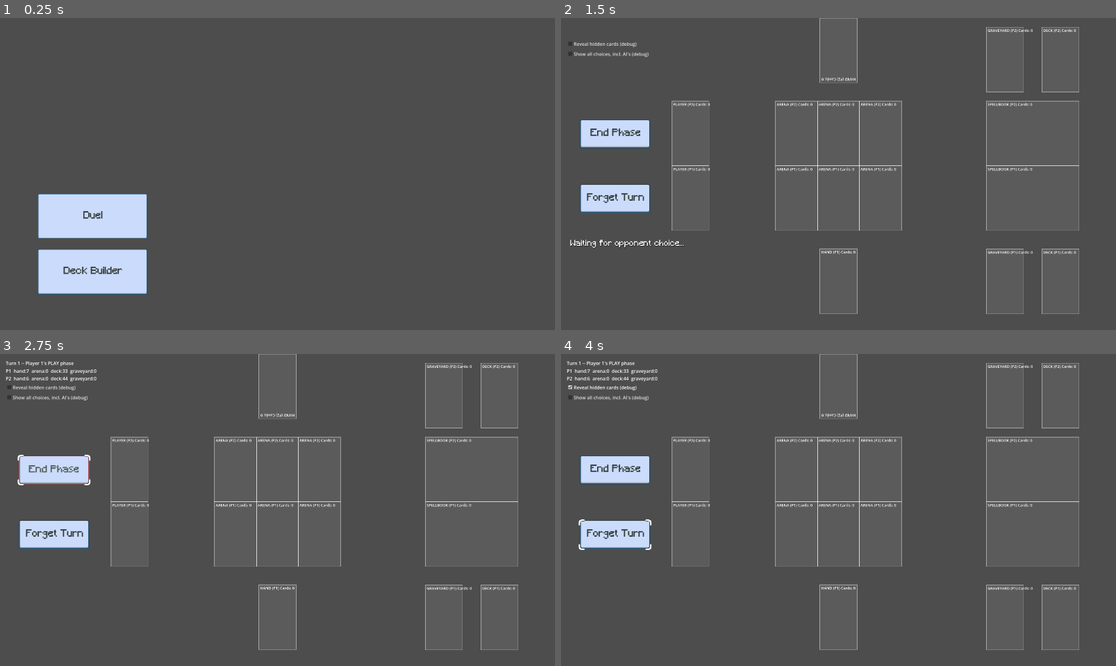
Above: before the commit, frames 1-4 (two rows, left to right).
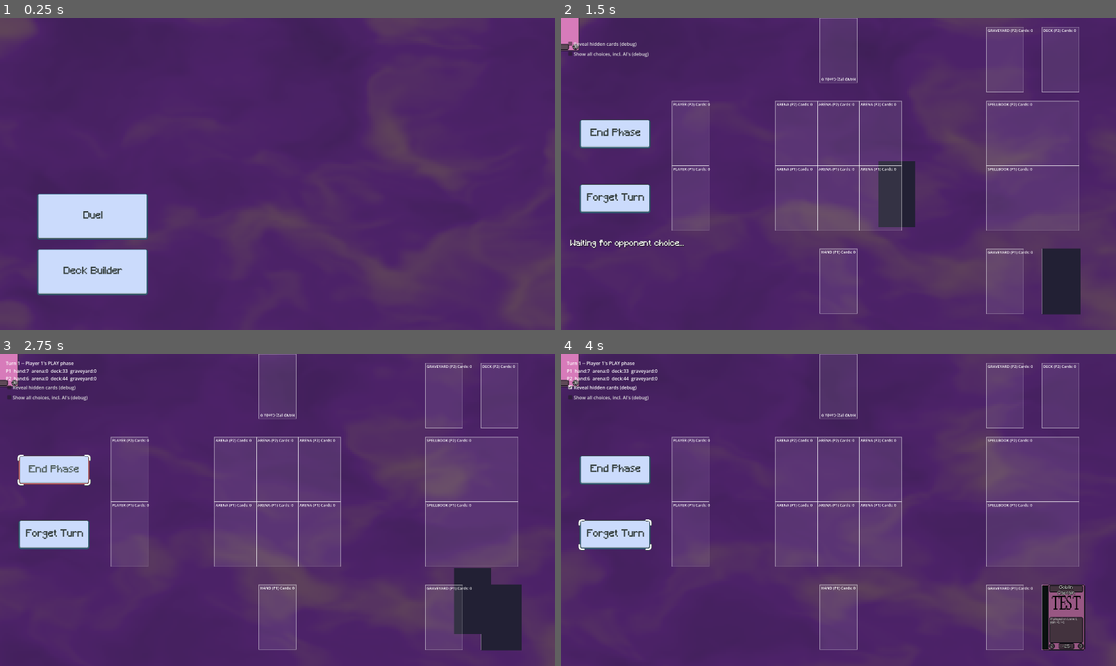
Above: after the commit, the same moments.

Repository: KT0mi/KT0mi_Card_Game_Godot
Game: Godot game, scene res://Scenes/Main.tscn
Two runs of this game, one before a commit and one after it. Both use one fixed random seed, a clock stepped at 60 frames per second and the inputs below.
Inputs:
- Up to frame 1 (0.25 s): no input
- Up to frame 2 (1.5 s): click "Duel" at 0.5 s; click "CONFIRM" at 1.25 s
- Up to frame 3 (2.75 s): click "End Phase" at 2 s
- Up to frame 4 (4 s): click "Forget Turn" at 2.75 s; click "Reveal hidden cards (debug)" at 3.5 s

The runs differ from the first frame. In frame 1, 89% of the frame differs, in the area x 0-100%, y 0-100%; in frame 2, 91%; in frame 3, 91%; in frame 4, 92%.
Error before the commit: Parse Error: Class "Card" hides a global script class. (res://Scripts/SceneScripts/Card.gd:1)

Commit message:
Added AnimationQueue for handling visual states while not stopping game logic; Added new background.

Diff:
--- /dev/null
+++ b/Assets/Shaders/pixel_noice_background.gdshader
@@ -0,0 +1,73 @@
+shader_type canvas_item;
+
+uniform vec4 color_1 : source_color = vec4(0.10, 0.09, 0.16, 1.0);
+uniform vec4 color_2 : source_color = vec4(0.22, 0.10, 0.30, 1.0);
+uniform vec4 color_3 : source_color = vec4(0.05, 0.25, 0.35, 1.0);
+uniform float pixel_size : hint_range(1.0, 32.0) = 6.0;
+uniform float scale : hint_range(0.5, 10.0) = 3.0;
+uniform float speed : hint_range(0.0, 2.0) = 0.15;
+uniform float warp_strength : hint_range(0.0, 2.0) = 0.6;
+
+vec2 hash2(vec2 p) {
+	p = vec2(dot(p, vec2(127.1, 311.7)), dot(p, vec2(269.5, 183.3)));
+	return -1.0 + 2.0 * fract(sin(p) * 43758.5453123);
+}
+
+float noise(vec2 p) {
+	vec2 i = floor(p);
+	vec2 f = fract(p);
+	vec2 u = f * f * (3.0 - 2.0 * f);
+	return mix(
+		mix(dot(hash2(i + vec2(0.0, 0.0)), f - vec2(0.0, 0.0)),
+			dot(hash2(i + vec2(1.0, 0.0)), f - vec2(1.0, 0.0)), u.x),
+		mix(dot(hash2(i + vec2(0.0, 1.0)), f - vec2(0.0, 1.0)),
+			dot(hash2(i + vec2(1.0, 1.0)), f - vec2(1.0, 1.0)), u.x),
+		u.y);
+}
+
+float fbm(vec2 p) {
+	float value = 0.0;
+	float amp = 0.5;
+	for (int i = 0; i < 4; i++) {
+		value += amp * noise(p);
+		p *= 2.0;
+		amp *= 0.5;
+	}
+	return value;
+}
+
+
+void vertex() {
+	// Called for every vertex the material is visible on.
+}
+
+void fragment() {
+	//Snap to a coarse pixel grid FIRST -- this is what turns smooth noise
+	//into blocky pixel-art noise instead of a soft gradient.
+	vec2 screen_size = 1.0 / SCREEN_PIXEL_SIZE;
+	vec2 pixelated_uv = floor(UV * screen_size / pixel_size) * pixel_size / screen_size;
+
+	vec2 p = pixelated_uv * scale;
+
+	//Domain warp: feed noise through itself for the "flowing liquid" look
+	vec2 warp = vec2(
+		fbm(p + TIME * speed),
+		fbm(p + vec2(5.2, 1.3) + TIME * speed)
+	);
+	float n = fbm(p + warp * warp_strength);
+	n = n * 0.5 + 0.5; //remap -1..1 -> 0..1
+
+	vec4 col;
+	if (n < 0.5) {
+		col = mix(color_1, color_2, n * 2.0);
+	} else {
+		col = mix(color_2, color_3, (n - 0.5) * 2.0);
+	}
+
+	COLOR = col;
+}
+
+//void light() {
+//	// Called for every pixel for every light affecting the CanvasItem.
+//	// Uncomment to replace the default light processing function with this one.
+//}
--- a/Scenes/Main.tscn
+++ b/Scenes/Main.tscn
@@ -3,6 +3,7 @@
 [ext_resource type="Script" uid="uid://b1ottpnjfnja5" path="res://Scripts/SceneScripts/Main.gd" id="1_idj7w"]
 [ext_resource type="Theme" uid="uid://bxjx78kc5nbmv" path="res://Theme/default_theme.tres" id="1_r150o"]
 [ext_resource type="Script" uid="uid://wvcn61nmle6" path="res://Scripts/SceneScripts/DeckSelector.gd" id="3_kln2b"]
+[ext_resource type="PackedScene" uid="uid://xwojdvdygonc" path="res://Scenes/UI/PixelNoiseBackground.tscn" id="4_rgh2o"]
 
 [node name="Main" type="Control" unique_id=1236296484]
 layout_mode = 3
@@ -39,3 +40,5 @@
 [node name="DeckList" type="VBoxContainer" parent="DeckSelector" unique_id=607584735]
 layout_mode = 2
 size_flags_horizontal = 3
+
+[node name="PixelNoiseBackground" parent="." unique_id=281833876 instance=ExtResource("4_rgh2o")]
--- a/Scenes/TestScene.tscn
+++ b/Scenes/TestScene.tscn
@@ -1,13 +1,14 @@
 [gd_scene format=3 uid="uid://djfukqy5i4dww"]
 
 [ext_resource type="Script" uid="uid://dm7cn05jd22ab" path="res://Scripts/SceneScripts/MatchController.gd" id="1_5lt6y"]
-[ext_resource type="PackedScene" uid="uid://iixj5wm8e782" path="res://Scenes/CardHolder.tscn" id="2_8k7wh"]
+[ext_resource type="PackedScene" uid="uid://iixj5wm8e782" path="res://Scenes/Holders/CardHolder.tscn" id="2_8k7wh"]
 [ext_resource type="Resource" uid="uid://ejiy4nypswjk" path="res://Decks/GoblinForces.tres" id="2_c264a"]
 [ext_resource type="Resource" uid="uid://boajlc1qxckn8" path="res://Decks/CritterDeck.tres" id="2_qsjrb"]
-[ext_resource type="PackedScene" uid="uid://dlbv0s30abxbh" path="res://Scenes/ArenaHolder.tscn" id="3_8k7wh"]
-[ext_resource type="PackedScene" uid="uid://qr031myx78re" path="res://Scenes/SpellbookHolder.tscn" id="5_0f5h7"]
+[ext_resource type="PackedScene" uid="uid://dlbv0s30abxbh" path="res://Scenes/Holders/ArenaHolder.tscn" id="3_8k7wh"]
+[ext_resource type="PackedScene" uid="uid://qr031myx78re" path="res://Scenes/Holders/SpellbookHolder.tscn" id="5_0f5h7"]
 [ext_resource type="Theme" uid="uid://bxjx78kc5nbmv" path="res://Theme/default_theme.tres" id="7_c264a"]
 [ext_resource type="Script" uid="uid://c7ay7pp3cjyya" path="res://Scripts/SceneScripts/ChoicePresenter.gd" id="8_6xh1p"]
+[ext_resource type="PackedScene" uid="uid://xwojdvdygonc" path="res://Scenes/UI/PixelNoiseBackground.tscn" id="9_5rbs6"]
 
 [sub_resource type="LabelSettings" id="LabelSettings_0f5h7"]
 font_size = 200
@@ -188,3 +189,5 @@
 offset_bottom = 640.0
 theme = ExtResource("7_c264a")
 text = "BATTLE!"
+
+[node name="PixelNoiseBackground" parent="UI" unique_id=281833876 instance=ExtResource("9_5rbs6")]
--- /dev/null
+++ b/Scenes/UI/PixelNoiseBackground.tscn
@@ -0,0 +1,24 @@
+[gd_scene format=3 uid="uid://xwojdvdygonc"]
+
+[ext_resource type="Shader" uid="uid://dqx5ubx1oiqfv" path="res://Assets/Shaders/pixel_noice_background.gdshader" id="1_f3v0b"]
+
+[sub_resource type="ShaderMaterial" id="ShaderMaterial_xitvq"]
+shader = ExtResource("1_f3v0b")
+shader_parameter/color_1 = Color(0.1, 0.09, 0.16, 1)
+shader_parameter/color_2 = Color(0.30011997, 0.1353, 0.41, 1)
+shader_parameter/color_3 = Color(0.6738667, 0.8, 0.11199999, 1)
+shader_parameter/pixel_size = 6.0000002375
+shader_parameter/scale = 3.0
+shader_parameter/speed = 0.15
+shader_parameter/warp_strength = 1.30000006175
+
+[node name="PixelNoiseBackground" type="CanvasLayer" unique_id=281833876]
+layer = -10
+
+[node name="ColorRect" type="ColorRect" parent="." unique_id=1887962552]
+material = SubResource("ShaderMaterial_xitvq")
+anchors_preset = 15
+anchor_right = 1.0
+anchor_bottom = 1.0
+grow_horizontal = 2
+grow_vertical = 2
--- a/Scripts/GameActions.gd
+++ b/Scripts/GameActions.gd
@@ -7,6 +7,7 @@
 # bail if cancelled -> perform the state change -> emit the "resolved" notification.
 
 signal card_stat_changed(card: CardInstance)
+signal attack_performed(attacker: CardInstance, target: CardInstance)
 
 func try_play_card(player: Player, card: CardInstance, lane : int = -1) -> bool:
 	print("GameActions: Requested try_play_card action")
@@ -95,11 +96,14 @@
 		print("GameActions: Failed try_attack action. Reason: Request intercepted")
 		return false
 
-	if event.target != target:
-		print("GameActions: Attack target redirected.")
-
-	await DamagePipeline.apply_damage(event.target, attacker.get_attack(), attacker)
-	await DamagePipeline.apply_damage(event.attacker, target.get_attack(), target)
+	var actual_target := event.target
+	if actual_target != target:
+		print("GameActions: Attack target redirected")
+
+	attack_performed.emit(attacker, actual_target)
+
+	await DamagePipeline.apply_damage(actual_target, attacker.get_attack(), attacker)
+	await DamagePipeline.apply_damage(event.attacker, actual_target.get_attack(), actual_target)
 
 	print("GameActions: Resolved try_attack action sucessfully")
 	await TriggerSystem.emit(Events.ATTACK_RESOLVED, event)
--- /dev/null
+++ b/Scripts/SceneScripts/AnimationQueue.gd
@@ -0,0 +1,34 @@
+extends Node
+##Autoload
+
+##Serializes view-only steps (tweens, fx, etc.) so the player has feedback while
+##Maintaining game logic and not making it wait.
+##Actual game logic systems are not touched by this.
+
+signal queue_started
+signal queue_idle
+
+var _steps: Array[Callable] = []
+var _running : bool = false
+
+func enqueue(step: Callable) -> void:
+	_steps.append(step)
+	if not _running:
+		_run()
+
+func is_busy() -> bool:
+	return _running or not _steps.is_empty()
+
+func clear() -> void:
+	_steps.clear()  #drops not-yet-started steps; doesn't interrupt a mid-flight one
+
+func _run() -> void:
+	if _running:
+		return
+	_running = true
+	queue_started.emit()
+	while not _steps.is_empty():
+		var step: Callable = _steps.pop_front()
+		await step.call()
+	_running = false
+	queue_idle.emit()
--- a/Scripts/SceneScripts/CardHolder.gd
+++ b/Scripts/SceneScripts/CardHolder.gd
@@ -70,13 +70,12 @@
 		HORIZONTAL_ALIGNMENT_LEFT, -1, 13)
 
 
-
 func can_accept(_card: Card) -> bool:
 	return capacity < 0 or held_cards.size() < capacity
 
 func add_card(card: Card) -> void:
 	if card in held_cards:
-		_arrange_cards()
+		await _arrange_cards()
 		return
 
 	held_cards.append(card)
@@ -88,10 +87,11 @@
 
 func remove_card(card: Card) -> void:
 	held_cards.erase(card)
-	_arrange_cards()
+	await _arrange_cards()
 
 func _arrange_cards() -> void:
 	var count := held_cards.size()
+	var last_tween: Tween = null
 	for i in count:
 		var card := held_cards[i]
 		var target_pos := _target_position(i, count)
@@ -102,8 +102,10 @@
 		var tween := create_tween()
 		tween.tween_property(card, "position", target_pos, snap_duration) \
 			.set_trans(Tween.TRANS_CUBIC).set_ease(Tween.EASE_OUT)
+		last_tween = tween
 
 	queue_redraw()
+	if last_tween: await last_tween.finished
 
 func _target_position(i : int, count : int) -> Vector2:
 	match arrangement:
--- a/Scripts/SceneScripts/CardViewManager.gd
+++ b/Scripts/SceneScripts/CardViewManager.gd
@@ -13,6 +13,43 @@
 	ZoneManager.card_zone_changed.connect(_on_zone_changed)
 	GameActions.card_stat_changed.connect(_refresh_card_visuals)
 	DamagePipeline.change_card_endurance.connect(_refresh_card_visuals)
+
+	#AnimationQueue Points
+	GameActions.attack_performed.connect(_on_attack_performed)
+
+#region Animation Methods
+func _on_attack_performed(attacker: CardInstance, target:CardInstance) -> void:
+	AnimationQueue.enqueue(func()->void:
+		var attacker_node:=card_node_for(attacker)
+		var target_node:=card_node_for(target)
+		if attacker_node == null or target_node == null: return
+		var prev_mode := attacker_node.interaction_mode
+		attacker_node.set_interaction_mode(Card.InteractionMode.DISABLED)
+		await attacker_node.play_attack_lunge(target_node.global_position)
+		attacker_node.set_interaction_mode(prev_mode)
+	)
+
+
+func _on_zone_changed(card: CardInstance, from_zone: Zone.Type, to_zone: Zone.Type, from_lane: int = -1, to_lane: int = -1) -> void:
+	var node: Card = _card_nodes.get(card)
+	if node == null:
+		return  # card has no visual representation yet/anymore -- fine, e.g. still in deck
+
+	AnimationQueue.enqueue(func() -> void:
+		var old_holder : CardHolder = _holder_nodes.get(_key(card.owner, from_zone, from_lane))
+		if old_holder:
+			await old_holder.remove_card(node)
+
+		var holder: CardHolder = _holder_nodes.get(_key(card.owner, to_zone, to_lane))
+		if holder:
+			#var prev_mode := node.interaction_mode
+			#node.set_interaction_mode(Card.InteractionMode.DISABLED)
+			await holder.add_card(node)
+			#node.set_interaction_mode(prev_mode)
+
+		refresh_cards(GameState.all_visible_cards())
+		)
+#endregion
 
 func create_card_node(card_instance : CardInstance) -> Card:
 	var node: Card = CARD_SCENE.instantiate()
@@ -33,22 +70,7 @@
 	instance.counter_changed.connect(func(_card, _counter): node._refresh_visuals())
 	instance.flag_changed.connect(func(_card, _flag): node._refresh_visuals())
 
-func _on_zone_changed(card: CardInstance, from_zone: Zone.Type, to_zone: Zone.Type, from_lane: int = -1, to_lane: int = -1) -> void:
-	var node: Card = _card_nodes.get(card)
-	if node == null:
-		return  # card has no visual representation yet/anymore -- fine, e.g. still in deck
 
-
-
-	var old_holder : CardHolder = _holder_nodes.get(_key(card.owner, from_zone, from_lane))
-	if old_holder:
-		old_holder.remove_card(node)
-
-	var holder: CardHolder = _holder_nodes.get(_key(card.owner, to_zone, to_lane))
-	if holder:
-		holder.add_card(node)
-
-	refresh_cards(GameState.all_visible_cards())
 
 func _key(player: Player, zone: Zone.Type, lane : int = -1) -> String:
 	return "%s:%s:%s" % [player.get_instance_id(), zone, lane]
--- a/Scripts/SceneScripts/card.gd
+++ b/Scripts/SceneScripts/card.gd
@@ -258,3 +258,21 @@
 	var holder: CardHolder = CardViewManager.holder_for(card_instance)
 	if holder:
 		holder.add_card(self)
+
+
+#region Animation Methods
+
+func play_attack_lunge(target_global_pos:Vector2, lunge_ratio:float =0.20) -> void:
+	var start_pos := global_position
+	var start_rot := global_rotation
+	var lunge_pos := start_pos.lerp(target_global_pos, lunge_ratio)
+
+
+	var tween := create_tween()
+	tween.tween_property(self, "global_position", lunge_pos, 0.12) \
+		.set_trans(Tween.TRANS_ELASTIC).set_ease(Tween.EASE_OUT)
+	tween.tween_property(self, "global_position", start_pos, 0.12) \
+		.set_trans(Tween.TRANS_BOUNCE).set_ease(Tween.EASE_IN)
+	await tween.finished
+
+#endregion
--- a/project.godot
+++ b/project.godot
@@ -33,6 +33,7 @@
 DebugSettings="*uid://bo3is8qxf443k"
 AiController="*uid://d2ebkkl6d4aw2"
 HoverHandler="*uid://df4x08a3mum00"
+AnimationQueue="*uid://drkq3imte4kea"
 
 [display]
 
Not shown, added: Assets/Shaders/pixel_noice_background.gdshader.uid
Not shown: 1 places in Scenes/Card.tscn that only renumber resources
Renamed: Scenes/ArenaHolder.tscn -> Scenes/Holders/ArenaHolder.tscn
Renamed: Scenes/CardHolder.tscn -> Scenes/Holders/CardHolder.tscn
Renamed: Scenes/SpellbookHolder.tscn -> Scenes/Holders/SpellbookHolder.tscn
Renamed: Scenes/HoverHandler.tscn -> Scenes/UI/HoverHandler.tscn
Not shown, added: Scripts/SceneScripts/AnimationQueue.gd.uid
Not shown, added: Scripts/SceneScripts/Card.gd.uid
